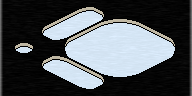
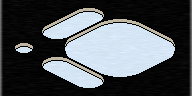
Layered file, before and after one edit (192 × 96). Changes by layer:
moved "Lines copy #1" above "Lines copy #2", painted on it over 50, 6, 96, 90
painted on "Lines copy #2" over 50, 10, 96, 62
painted on "Slope" over 52, 10, 94, 61
painted on "BG" over 52, 10, 94, 61
